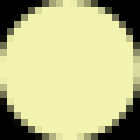
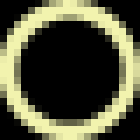
Two versions of the same layered image (140x140). Layer-by-layer changes:
added layer "Shape 2" above "Shape 1" over bbox(14, 14, 126, 126)
